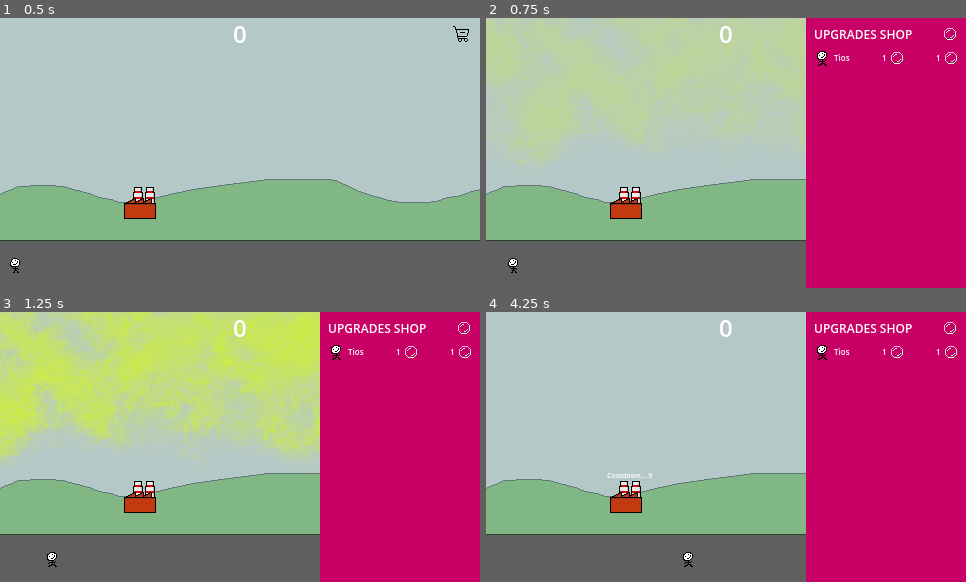
Above: before the commit, frames 1-4 (two rows, left to right).
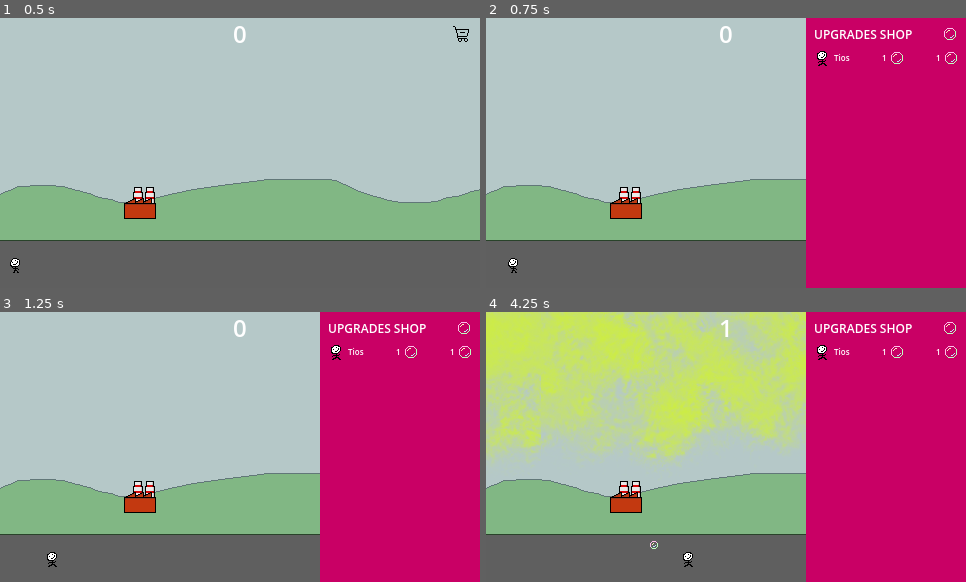
Above: after the commit, the same moments.

Repository: DISN-kolo/bubble-clicker-ggj25
Game: Godot game, scene res://main scene/MainScene.tscn
Two runs of this game, one before a commit and one after it. Both use one fixed random seed, a clock stepped at 60 frames per second and the inputs below.
Inputs (mouse positions are in pixels of both pictures, inside the frame that each line leads up to):
- Up to frame 1 (0.5 s): no input
- Up to frame 2 (0.75 s): click (946, 34) at 0.5 s
- Up to frame 3 (1.25 s): no input
- Up to frame 4 (4.25 s): tap Enter (ui_accept) at 1.25, 1.52, 2.27, 3.77 s; move the mouse to (625, 498) at 1.27 s; hold Right (ui_right) 1.28-2.78 s; click (625, 498) at 1.35 s; move the mouse to (572, 557) at 2.02 s; click (572, 557) at 2.1 s; move the mouse to (774, 387) at 2.77 s; hold Left (ui_left) 2.78-3.53 s; click (774, 387) at 2.85 s; move the mouse to (702, 501) at 3.52 s; hold Right (ui_right) from 3.53 s (still down); click (702, 501) at 3.6 s

Frame 1 is identical in both runs. In frame 2, 22% of the frame differs, in the area x 0-67%, y 0-55%; in frame 3, 31%; in frame 4, 32%, in the area x 0-67%, y 0-88%.
Error before the commit: Parse Error: Unindent doesn't match the previous indentation level. (res://bubble/Bubble.gd:35)

Commit message:
bubble exponential reduction in quantity and increase in value

Diff:
--- a/bubble/Bubble.gd
+++ b/bubble/Bubble.gd
@@ -14,6 +14,7 @@
 var explosion_instance
 
 func _ready():
+	Events.global_bubble_count += 1;
 	r = rng.randf_range(Events.bubble_growth_time, Events.bubble_growth_time + 2)
 	$Sprite2D.texture = texture_pool[i]
 	$Timer.wait_time = r
@@ -28,12 +29,13 @@
 	pass
 
 func die():
+	Events.global_bubble_count -= 1;
 	killable = false
 	dying = true
 	$Sprite2D.queue_free()
 	explosion_instance = explosion.instantiate()
 	add_child(explosion_instance)
-  BubblesGlobal.addBubbles(str(i + 1));
+	BubblesGlobal.addBubbles(str((i + 1) * Events.global_bubble_modificator));
 
 func _on_timer_timeout():
 	if !dying:
--- a/main scene/FumesKillzone.gd
+++ b/main scene/FumesKillzone.gd
@@ -11,6 +11,7 @@
 
 # Called when the node enters the scene tree for the first time.
 func _ready():
+	monitoring = false
 	main_fumes_sprite.self_modulate.a = opacity
 	aux_fumes_sprite.self_modulate.a = opacity
 	main_fumes_sprite.modulate = modulate_color
@@ -34,18 +35,18 @@
 
 
 func _on_body_entered(body):
+	#print("enter ", body, " from group ", body.get_groups())
 	if body.is_in_group("bubble"):
-		body.die()
-	pass # Replace with function body.
+		if !body.dying:
+			body.die()
 
 func _on_factory_started_fuming():
 	monitoring = true
+	#print("started fuming, monitoring on? ", monitoring)
 	tween_showup = create_tween()
 	tween_showup.tween_property(self, "opacity", 1, 0.5)
-	pass
 
 func _on_factory_stopped_fuming():
 	monitoring = false
 	tween_fade = create_tween()
 	tween_fade.tween_property(self, "opacity", 0, 0.5)
-	pass
--- a/main scene/MainScene.gd
+++ b/main scene/MainScene.gd
@@ -18,13 +18,8 @@
 
 # Called when the node enters the scene tree for the first time.
 func _ready():
-	tio_direction = rng.randi_range(0, 1) * 2 - 1
-	instance_of_tio = tio.instantiate()
-	instance_of_tio.velocity.x = TIO_SPEED * tio_direction
-	instance_of_tio.global_position = Vector2(-250 * tio_direction, rng.randi_range(TIO_MIN_Y, TIO_MAX_Y))
-	instance_of_tio.sprite_flip = (tio_direction == -1)
-	add_child(instance_of_tio)
-	#
+	BubblesGlobal.upgrade_purchased.connect(_on_upgrade_purchased)
+	spawn_a_tio()
 	#instance_of_shop = shop.instantiate()
 	#instance_of_shop.global_position = Vector2(rng.randi_range(-100, 100), rng.randi_range(110, 120))
 	#add_child(instance_of_shop)
@@ -39,9 +34,9 @@
 		Events.tio_spawn_time /= 2
 		if (Events.tio_spawn_time <= 0.5):
 			Events.tio_spawn_time = 0.5
-		Events.bubble_growth_time /= 1.5
-		if (Events.bubble_growth_time <= 0.5):
-			Events.bubble_growth_time = 0.5
+		Events.bubble_growth_time /= 2
+		if (Events.bubble_growth_time <= 0.1):
+			Events.bubble_growth_time = 0.1
 		Events.tio_shopping_time += 0.5
 		if (Events.tio_shopping_time > 3):
 			Events.tio_shopping_time = 3
@@ -49,6 +44,9 @@
 		if (Events.tio_bubbling_time <= 0.3):
 			Events.tio_bubbling_time = 0.3
 		#Events.tio_maximum_bubbles += 1
+	if Events.global_bubble_count > 300:
+		Events.global_bubble_modificator *= 3
+		Events.global_bubble_count = 0
 
 func _on_killzone_tio_left_body_entered(body):
 	Events.entered_left_zone.emit(body)
@@ -58,3 +56,16 @@
 
 func _on_killzone_bubble_top_body_entered(body):
 	body.queue_free()
+
+func _on_upgrade_purchased(upgrade_name : String):
+	print(upgrade_name, " purchased")
+	if upgrade_name == "Tios":
+		spawn_a_tio()
+
+func spawn_a_tio():
+	tio_direction = rng.randi_range(0, 1) * 2 - 1
+	instance_of_tio = tio.instantiate()
+	instance_of_tio.velocity.x = TIO_SPEED * tio_direction
+	instance_of_tio.global_position = Vector2(-250 * tio_direction, rng.randi_range(TIO_MIN_Y, TIO_MAX_Y))
+	instance_of_tio.sprite_flip = (tio_direction == -1)
+	add_child(instance_of_tio)
--- a/main scene/MainScene.tscn
+++ b/main scene/MainScene.tscn
@@ -70,9 +70,8 @@
 offset_bottom = 135.0
 
 [node name="FumesKillzone" type="Area2D" parent="."]
-collision_layer = 0
-collision_mask = 4
-monitoring = false
+collision_layer = 6
+collision_mask = 6
 script = ExtResource("5_4l0lf")
 
 [node name="CollisionShape2D" type="CollisionShape2D" parent="FumesKillzone"]
@@ -93,4 +92,3 @@
 [connection signal="body_entered" from="killzoneTioRight" to="." method="_on_killzone_tio_right_body_entered"]
 [connection signal="body_entered" from="killzoneBubbleTop" to="." method="_on_killzone_bubble_top_body_entered"]
 [connection signal="body_entered" from="FumesKillzone" to="FumesKillzone" method="_on_body_entered"]
-[connection signal="body_exited" from="FumesKillzone" to="FumesKillzone" method="_on_body_exited"]
--- a/main scene/events.gd
+++ b/main scene/events.gd
@@ -13,3 +13,7 @@
 var tio_shop_bubble_time_modificator : float = 1.5
 #var tio_maximum_bubbles : int = 10
 var wind_speed : float = 100.0
+
+var global_bubble_index : int = 0
+var global_bubble_count : int = 0
+var global_bubble_modificator : int = 1
--- a/shop/factory_acid.gd
+++ b/shop/factory_acid.gd
@@ -1,6 +1,7 @@
 extends Node2D
 
-var launchable : bool = true
+var launchable : bool = false
+var launchable_in_the_future : bool = false
 var fuming : bool = false
 var cooldown : bool = false
 
@@ -16,11 +17,12 @@
 
 # Called every frame. 'delta' is the elapsed time since the previous frame.
 func _process(delta):
-	if !fuming and !cooldown:
+	if !fuming and !cooldown and launchable:
 		if Input.is_action_just_pressed("LMB"):
 			Events.factory_started_fuming.emit()
 			fuming_timer.start()
 			fuming = true
+			launchable = false
 	if (cooldown):
 		cooldown_label.visible = true
 		cooldown_label.text = "Cooldown... " + str(int(cooldown_timer.time_left))
@@ -30,11 +32,12 @@
 func _on_area_2d_mouse_entered():
 	if !fuming and !cooldown:
 		launchable = true
-
+	else:
+		launchable_in_the_future = true
 
 func _on_area_2d_mouse_exited():
-	if !fuming and !cooldown:
-		launchable = false
+	launchable = false
+	launchable_in_the_future = false
 
 
 func _on_fuming_timer_timeout():
@@ -45,3 +48,6 @@
 
 func _on_cooldown_timer_timeout():
 	cooldown = false
+	if launchable_in_the_future:
+		launchable_in_the_future = false
+		launchable = true
--- a/tio/tio.gd
+++ b/tio/tio.gd
@@ -53,10 +53,13 @@
 	#if (i >= Events.tio_maximum_bubbles - 1):
 		#return
 	#i += 1
-	bub_instance = bub.instantiate()
-	bub_instance.velocity.y = -20 * rng.randf_range(0.8, 1.2)
-	bub_instance.global_position = self.global_position
-	get_tree().get_root().add_child(bub_instance)
+	Events.global_bubble_index += 1
+	if Events.global_bubble_index == Events.global_bubble_modificator:
+		Events.global_bubble_index = 0
+		bub_instance = bub.instantiate()
+		bub_instance.velocity.y = -20 * rng.randf_range(0.8, 1.2)
+		bub_instance.global_position = self.global_position
+		get_tree().get_root().add_child(bub_instance)
 	r = rng.randf_range(Events.tio_bubbling_time, Events.tio_bubbling_time + 0.5)
 	if in_shop:
 		r /= Events.tio_shop_bubble_time_modificator
